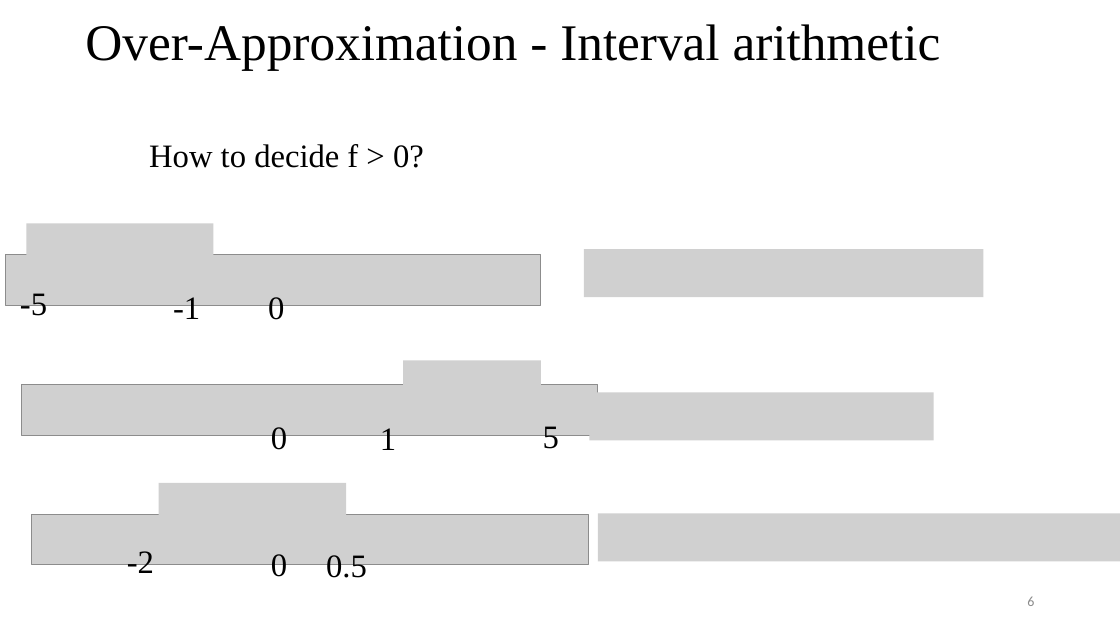
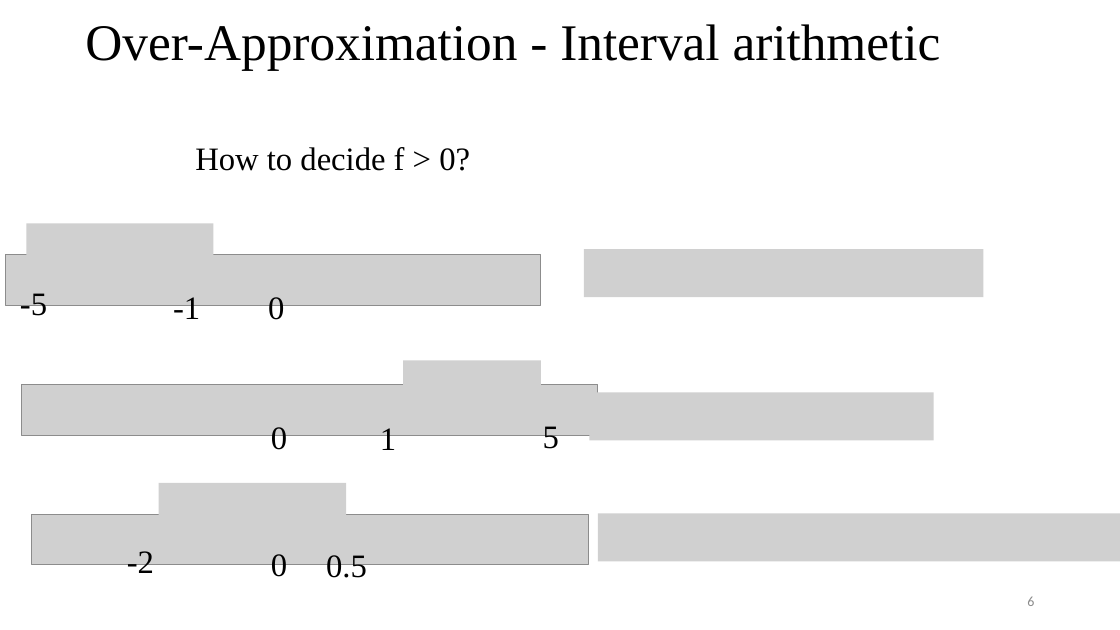
Before and after one commit to tungvx/raSAT, a slide deck: slide 6 of report/thesis/presentation.pptx. Drawn at 1120x630 pixels with LibreOffice and Linux fonts; fonts in the diff are those of the drawing; grey boxes stand for pictures. Boxes give left, top, right and bottom in pixels: in the first picture for what was removed or moved away, otherwise in the second. Text is boxed around its words. In the diff, an @@ line names an element or a change of style, - is before the commit and + after.

```diff
--- a/report/thesis/presentation.pptx
+++ b/report/thesis/presentation.pptx
@@ text "How to decide f > ...": place and size @@
-text "How to decide f > ..." at (149,144,424,168)
+text "How to decide f > ..." at (195,147,470,171)
```
Also in this commit, not shown: 10 other slides changed, 2 slides added, 1 other file.
